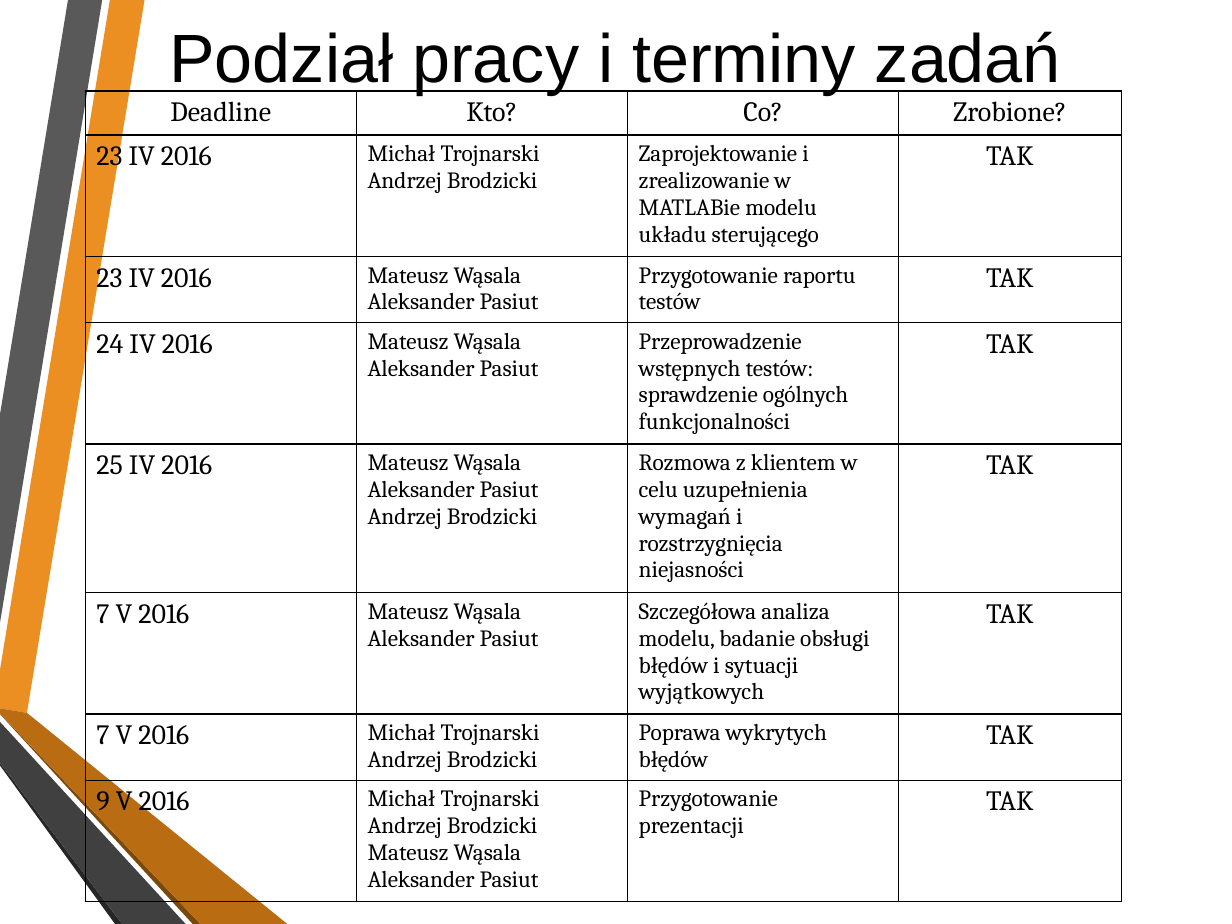
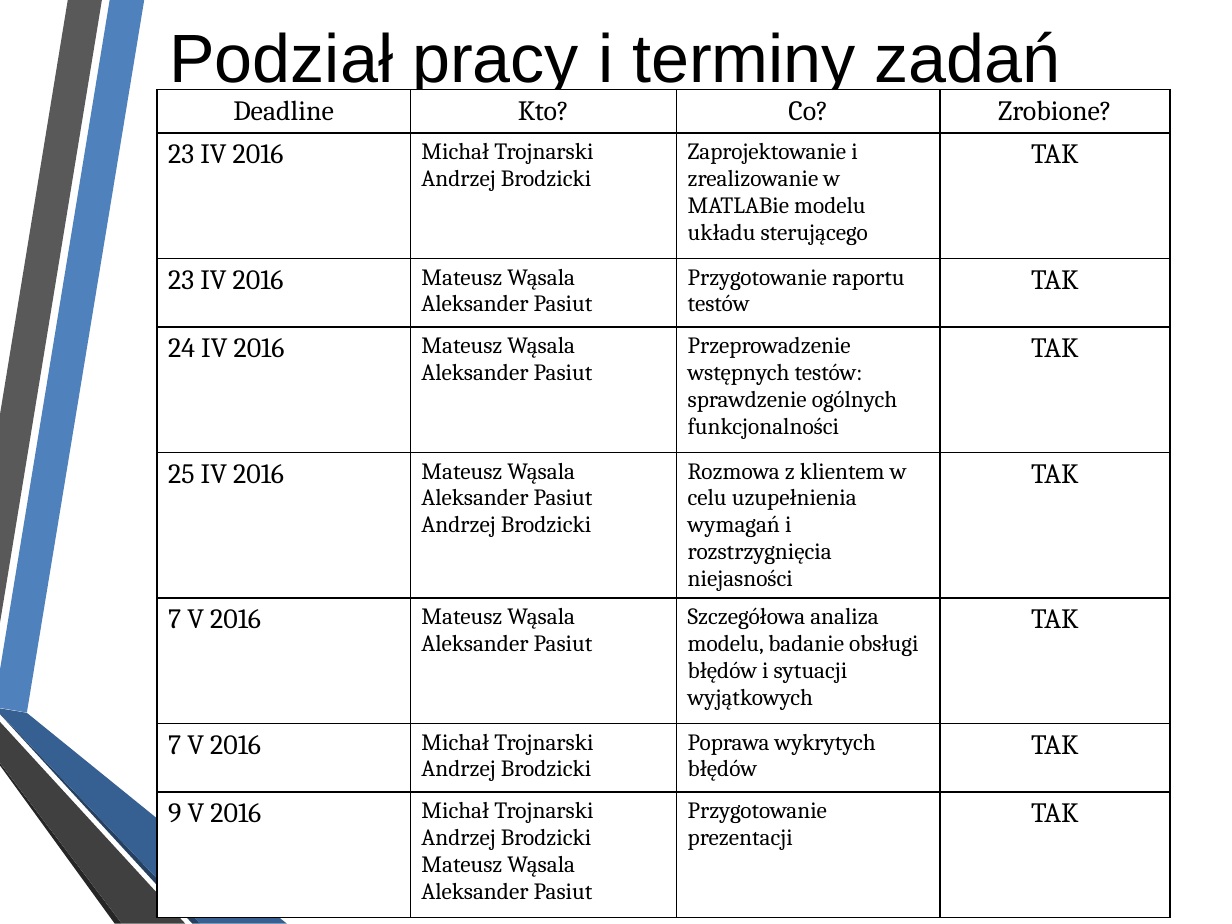
Before and after one commit to andrzejbro/APProject2_CarLights, a slide deck: slide 6 of car_lights.pptx. Drawn at 1232x924 pixels with LibreOffice and Linux fonts; fonts in the diff are those of the drawing; background and template pictures are left out. Boxes give left, top, right and bottom in pixels: in the first picture for what was removed or moved away, otherwise in the second. Text is boxed around its words. In the diff, an @@ line names an element or a change of style, - is before the commit and + after.

```diff
--- a/car_lights.pptx
+++ b/car_lights.pptx
@@ freeform shape at box(0, 0, 144, 713): fill #EB8F22 to #4F81BD; outline redrawn @@
@@ table at box(157, 89, 1171, 924) @@
@@ fill none to #FFFFFF in 32 cells @@
@@ table: place and size @@
-table at box(85, 91, 1122, 916)
+table at box(157, 89, 1171, 924)
@@ freeform shape at box(0, 713, 200, 923): fill #7B480B to #254061; outline redrawn @@
@@ freeform shape at box(0, 709, 287, 924): fill #B96C11 to #376092; outline redrawn @@
@@ outline redrawn in 3 elements at box(0, 0, 102, 623), box(0, 764, 122, 924), box(0, 722, 186, 924) @@
```
Also in this commit, not shown: 6 other slides changed.
